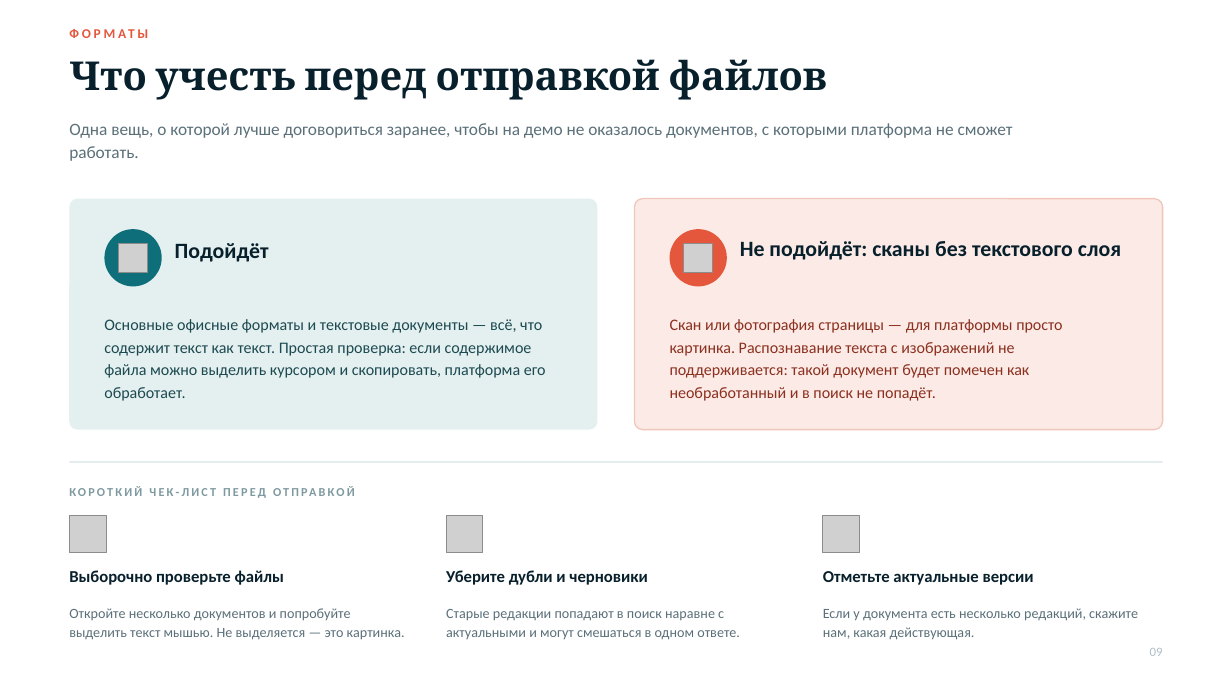
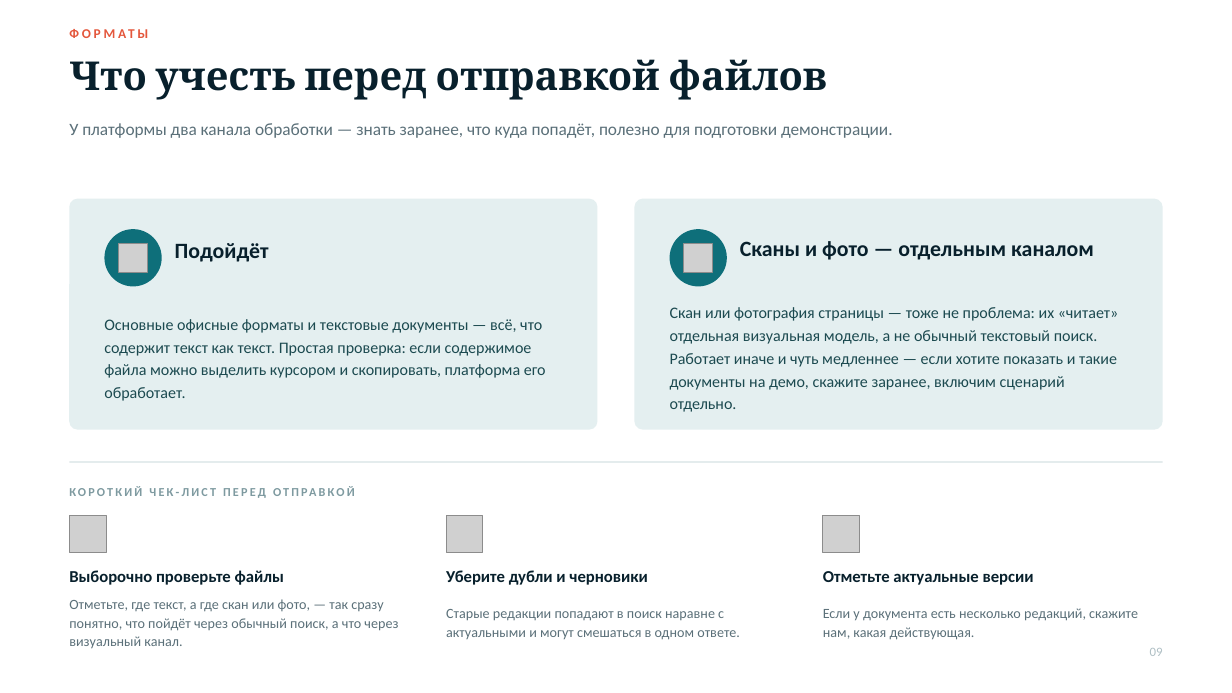
Before and after one commit to vladilslavandrosov-prog/job-RAG, a slide deck: slide 9 of docs/presentations/nachalo-kak-rabotaet-platforma.pptx. Drawn at 1232x693 pixels with LibreOffice and Linux fonts; fonts in the diff are those of the drawing; grey boxes stand for pictures. Boxes give left, top, right and bottom in pixels: in the first picture for what was removed or moved away, otherwise in the second. Text is boxed around its words. In the diff, an @@ line names an element or a change of style, - is before the commit and + after.

```diff
--- a/docs/presentations/nachalo-kak-rabotaet-platforma.pptx
+++ b/docs/presentations/nachalo-kak-rabotaet-platforma.pptx
@@ text at (69, 123, 893, 138): text changed @@
-Одна вещь, о которой лучше договориться заранее, чтобы на демо не оказалось документов, с которыми платформа не сможет работать.
+У платформы два канала обработки — знать заранее, что куда попадёт, полезно для подготовки демонстрации.
@@ rounded rectangle at (635, 199, 1164, 430): fill #FBEAE5 to #E4EFF0; outline #F0C6BB 1 pt to none @@
@@ ellipse at (670, 229, 727, 287): fill #E4573C to #0E6F7A @@
@@ text at (740, 241, 1094, 260): text changed @@
-Не подойдёт: сканы без текстового слоя
+Сканы и фото — отдельным каналом
@@ text at (670, 307, 1119, 412): text changed; text colour #8C3020 to #1C4A50 @@
-Скан или фотография страницы — для платформы просто картинка. Распознавание текста с изображений не поддерживается: такой документ будет помечен как необработанный и в поиск не попадёт.
+Скан или фотография страницы — тоже не проблема: их «читает» отдельная визуальная модель, а не обычный текстовый поиск. Работает иначе и чуть медленнее — если хотите показать и такие документы на демо, скажите заранее, включим сценарий отдельно.
@@ text at (69, 599, 398, 649): text changed @@
-Откройте несколько документов и попробуйте выделить текст мышью. Не выделяется — это картинка.
+Отметьте, где текст, а где скан или фото, — так сразу понятно, что пойдёт через обычный поиск, а что через визуальный канал.
```
